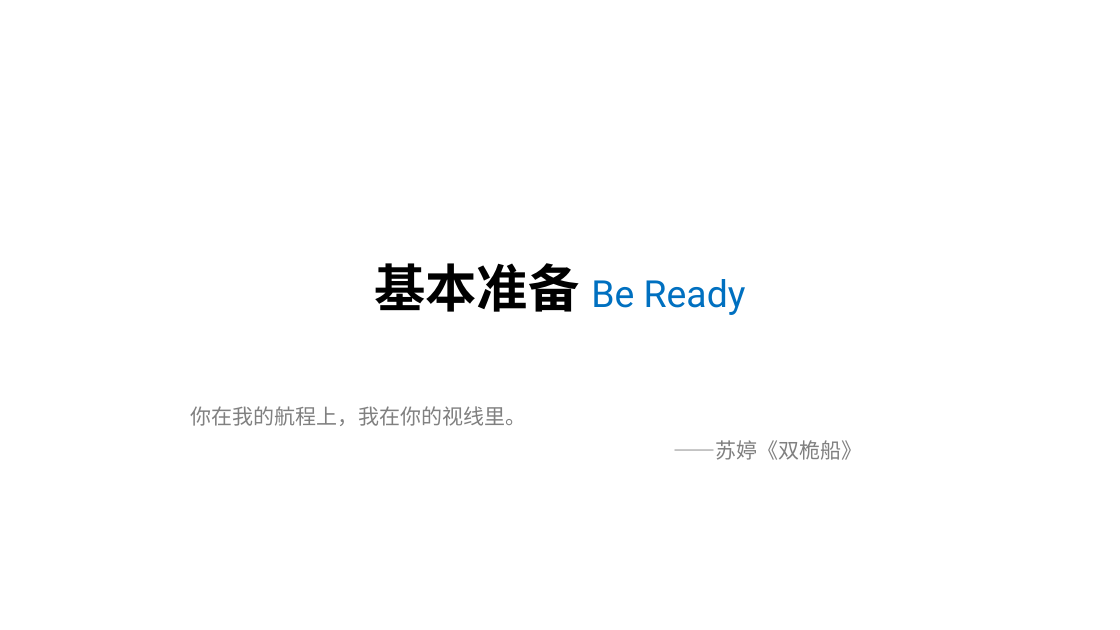
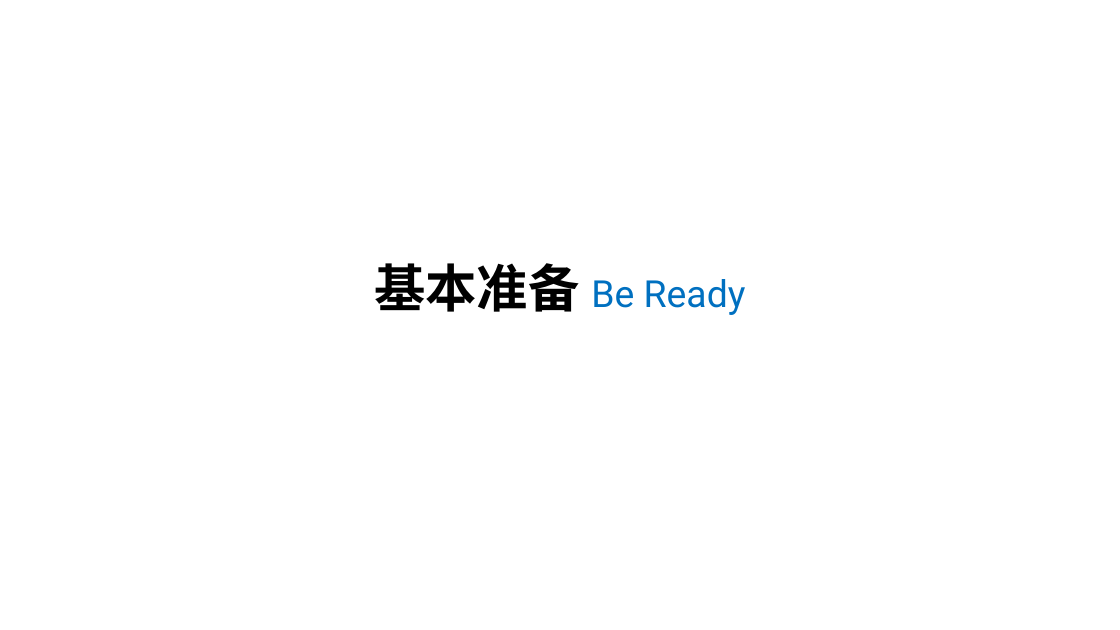
Before and after one commit to silentbalanceyh/cda-exam, a slide deck: slide 1 of ppt/01.基本准备.pptx. Drawn at 1120x630 pixels with LibreOffice and Linux fonts; fonts in the diff are those of the drawing; background and template pictures are left out. Boxes give left, top, right and bottom in pixels: in the first picture for what was removed or moved away, otherwise in the second. Text is boxed around its words. In the diff, an @@ line names an element or a change of style, - is before the commit and + after.

```diff
--- a/ppt/01.基本准备.pptx
+++ b/ppt/01.基本准备.pptx
@@ subtitle removed at <box>190,406,862,460</box> @@
-你在我的航程上，我在你的视线里。
-——苏婷《双桅船》
```
Also in this commit, not shown: 4 other files.
